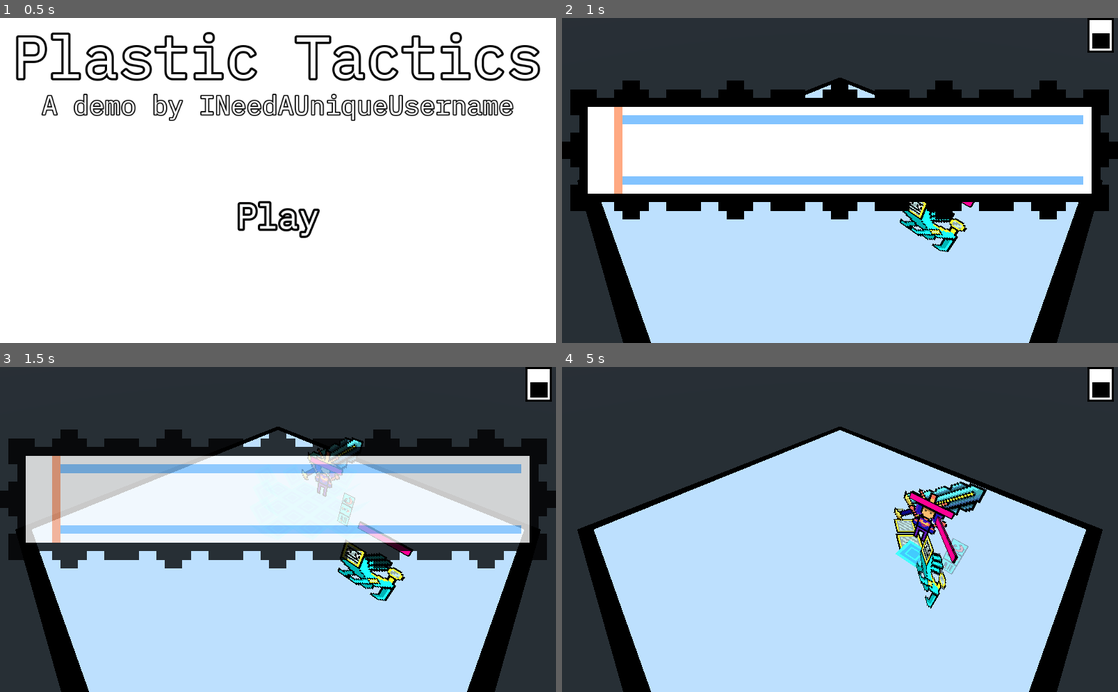
Above: before the commit, frames 1-4 (two rows, left to right).
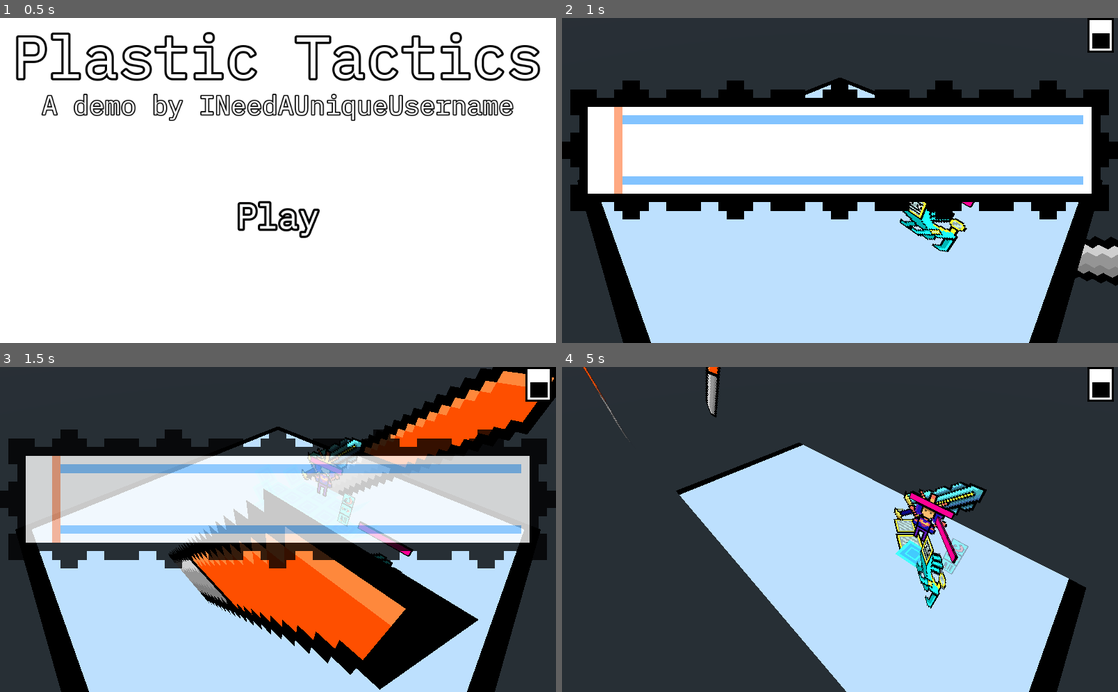
Above: after the commit, the same moments.

Repository: INeedAUniqueUsername/PlasticTactics
Game: Godot game, scene res://Title.tscn
The game is run twice, just before and just after one commit, with the same random seed, the same clock (stepped at 60 frames per second) and the same inputs.
Inputs (mouse positions are in pixels of both pictures, inside the frame that each line leads up to):
- Up to frame 1 (0.5 s): no input
- Up to frame 2 (1 s): click "Play" at 0.5 s
- Up to frame 3 (1.5 s): tap Enter at 1.25 s; move the mouse to (400, 513) at 1.27 s; hold Right from 1.28 s (still down); hold Z from 1.28 s (still down); click (400, 513) at 1.42 s
- Up to frame 4 (5 s): move the mouse to (728, 545) at 2.02 s; release Right at 2.03 s; release Z at 2.03 s; hold Down 2.03-2.78 s; tap X at 2.1 s; move the mouse to (895, 458) at 2.77 s; hold Right 2.78-3.53 s; hold Enter 2.78-3.53 s; move the mouse to (812, 594) at 3.52 s; hold Up 3.53-4.28 s; tap Z at 3.6 s; click (812, 594) at 3.67 s; move the mouse to (1006, 578) at 4.27 s; hold Left from 4.28 s (still down); hold X from 4.28 s (still down)

Frame 1 is identical in both runs. In frame 2, 0.9% of the frame differs, in the area x 92-100%, y 67-83%; in frame 3, 21%; in frame 4, 24%, in the area x 2-98%, y 0-100%.

Commit message:
add cutter, knockback

Diff:
--- /dev/null
+++ b/Cutter.tscn
@@ -0,0 +1,7 @@
+[gd_scene load_steps=2 format=2]
+
+[ext_resource path="res://Cutter.png" type="Texture" id=1]
+
+[node name="Cutter" type="Sprite3D"]
+pixel_size = 0.0625
+texture = ExtResource( 1 )
--- a/Vanity.gd
+++ b/Vanity.gd
@@ -24,7 +24,7 @@
 	var forward = tr.basis.x
 	tr.origin += forward
 	var mirrors = []
-	for i in range(5):
+	for i in range(8):
 		tr.origin += forward
 		var m = Mirror.instance()
 		get_parent().call_deferred("add_child", m)
@@ -53,6 +53,14 @@
 	if actor and area.is_in_group("Damage"):
 		hp = max(0, hp - actor.damage)
 		emit_signal("damaged")
+
+		var t = $Tween
+		var tr = get_global_transform()
+		var origin = tr.origin
+		var back = -tr.basis.x
+		t.interpolate_property(self, "global_transform:origin", origin, origin + back, 0.3, Tween.TRANS_LINEAR, Tween.EASE_OUT)
+		t.start()
+
 		$Hurt.play("Hurt")
 		if hp == 0:
 			queue_free()
--- a/Vanity.tscn
+++ b/Vanity.tscn
@@ -68,6 +68,9 @@
 "values": [ 1.0 ]
 }
 
+[sub_resource type="BoxShape" id=6]
+extents = Vector3( 1, 1, 0.5 )
+
 [node name="Vanity" type="Spatial" groups=["Char"]]
 script = ExtResource( 2 )
 
@@ -81,6 +84,7 @@
 texture = ExtResource( 1 )
 
 [node name="Area" type="Area" parent="."]
+visible = false
 
 [node name="CollisionShape" type="CollisionShape" parent="Area"]
 transform = Transform( 1, 0, 0, 0, 1, 0, 0, 0, 1, 0, 1, 0 )
@@ -96,4 +100,11 @@
 anims/Hurt = SubResource( 4 )
 anims/RESET = SubResource( 5 )
 
+[node name="NoMove" type="Area" parent="." groups=["NoMove"]]
+visible = false
+
+[node name="CollisionShape" type="CollisionShape" parent="NoMove"]
+transform = Transform( 1, 0, 0, 0, 1, 0, 0, 0, 1, 0, 1, 0 )
+shape = SubResource( 6 )
+
 [connection signal="area_entered" from="Area" to="." method="_on_area_entered"]
--- a/World.tscn
+++ b/World.tscn
@@ -7,6 +7,7 @@
 [ext_resource path="res://TurnBanner.png" type="Texture" id=5]
 [ext_resource path="res://EndTurn.png" type="Texture" id=6]
 [ext_resource path="res://VanityFloor.png" type="Texture" id=7]
+[ext_resource path="res://Cutter.tscn" type="PackedScene" id=8]
 
 [sub_resource type="Animation" id=7]
 resource_name = "Unguard"
@@ -153,6 +154,75 @@
 "transitions": PoolRealArray( 1 ),
 "update": 0,
 "values": [ "Player Turn" ]
+}
+
+[sub_resource type="Animation" id=8]
+resource_name = "Cut"
+length = 2.0
+tracks/0/type = "value"
+tracks/0/path = NodePath("Cutters:translation")
+tracks/0/interp = 1
+tracks/0/loop_wrap = true
+tracks/0/imported = false
+tracks/0/enabled = true
+tracks/0/keys = {
+"times": PoolRealArray( 0, 1 ),
+"transitions": PoolRealArray( 1, 1 ),
+"update": 0,
+"values": [ Vector3( 20, 2, 0 ), Vector3( -20, 2, 0 ) ]
+}
+tracks/1/type = "value"
+tracks/1/path = NodePath("Edges:translation")
+tracks/1/interp = 1
+tracks/1/loop_wrap = true
+tracks/1/imported = false
+tracks/1/enabled = true
+tracks/1/keys = {
+"times": PoolRealArray( 0, 0.7, 2 ),
+"transitions": PoolRealArray( 1, 2, 1 ),
+"update": 0,
+"values": [ Vector3( 0, 0, 0 ), Vector3( 0, 0, 0 ), Vector3( 0, -16, 0 ) ]
+}
+tracks/2/type = "method"
+tracks/2/path = NodePath("Edges")
+tracks/2/interp = 1
+tracks/2/loop_wrap = true
+tracks/2/imported = false
+tracks/2/enabled = true
+tracks/2/keys = {
+"times": PoolRealArray( 2 ),
+"transitions": PoolRealArray( 1 ),
+"values": [ {
+"args": [  ],
+"method": "queue_free"
+} ]
+}
+
+[sub_resource type="Animation" id=9]
+length = 0.001
+tracks/0/type = "value"
+tracks/0/path = NodePath("Cutters:translation")
+tracks/0/interp = 1
+tracks/0/loop_wrap = true
+tracks/0/imported = false
+tracks/0/enabled = true
+tracks/0/keys = {
+"times": PoolRealArray( 0 ),
+"transitions": PoolRealArray( 1 ),
+"update": 0,
+"values": [ Vector3( 13, 2, 0 ) ]
+}
+tracks/1/type = "value"
+tracks/1/path = NodePath("Edges:translation")
+tracks/1/interp = 1
+tracks/1/loop_wrap = true
+tracks/1/imported = false
+tracks/1/enabled = true
+tracks/1/keys = {
+"times": PoolRealArray( 0 ),
+"transitions": PoolRealArray( 1 ),
+"update": 0,
+"values": [ Vector3( 0, 0, 0 ) ]
 }
 
 [node name="World" type="Spatial"]
@@ -215,12 +285,52 @@
 rect_scale = Vector2( 4, 4 )
 texture_normal = ExtResource( 6 )
 
-[node name="Sprite" type="Sprite3D" parent="."]
-transform = Transform( 8, 0, 0, 0, 1, 0, 0, 0, 8, 0, 0, 0 )
-pixel_size = 0.0625
+[node name="Spatial" type="Spatial" parent="."]
+
+[node name="Center" type="Sprite3D" parent="Spatial"]
+pixel_size = 0.5
 axis = 1
 alpha_cut = 1
 texture = ExtResource( 7 )
+region_enabled = true
+region_rect = Rect2( 0, 8, 32, 16 )
+
+[node name="Anim" type="AnimationPlayer" parent="Spatial"]
+autoplay = "Cut"
+playback_speed = 0.5
+anims/Cut = SubResource( 8 )
+anims/RESET = SubResource( 9 )
+
+[node name="Cutters" type="Spatial" parent="Spatial"]
+transform = Transform( 1, 0, 0, 0, 1, 0, 0, 0, 1, 13, 2, 0 )
+
+[node name="LeftCutter" parent="Spatial/Cutters" instance=ExtResource( 8 )]
+transform = Transform( 1, 0, 0, 0, 1, 0, 0, 0, 1, 0, 0, -4 )
+pixel_size = 0.25
+
+[node name="RightCutter" parent="Spatial/Cutters" instance=ExtResource( 8 )]
+transform = Transform( 1, 0, 0, 0, 1, 0, 0, 0, 1, 0, 0, 4 )
+pixel_size = 0.25
+
+[node name="Edges" type="Spatial" parent="Spatial"]
+
+[node name="Left" type="Sprite3D" parent="Spatial/Edges"]
+transform = Transform( 1, 0, 0, 0, 1, 0, 0, 0, 1, 0, 0, -6 )
+pixel_size = 0.5
+axis = 1
+alpha_cut = 1
+texture = ExtResource( 7 )
+region_enabled = true
+region_rect = Rect2( 0, 0, 32, 8 )
+
+[node name="Right" type="Sprite3D" parent="Spatial/Edges"]
+transform = Transform( 1, 0, 0, 0, 1, 0, 0, 0, 1, 0, 0, 6 )
+pixel_size = 0.5
+axis = 1
+alpha_cut = 1
+texture = ExtResource( 7 )
+region_enabled = true
+region_rect = Rect2( 0, 56, 32, 8 )
 
 [node name="Tween" type="Tween" parent="."]
 
Not shown: 1 places in Vanity.tscn that only renumber resources
Not shown: 1 places in World.tscn that only renumber resources
